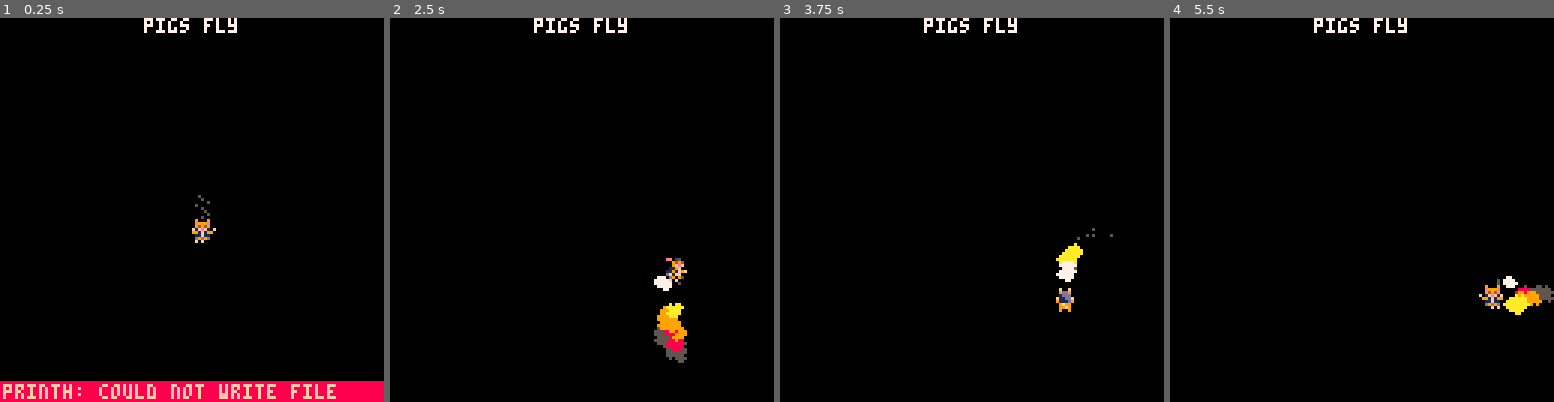
Above: before the commit, frames 1-4 (left to right).
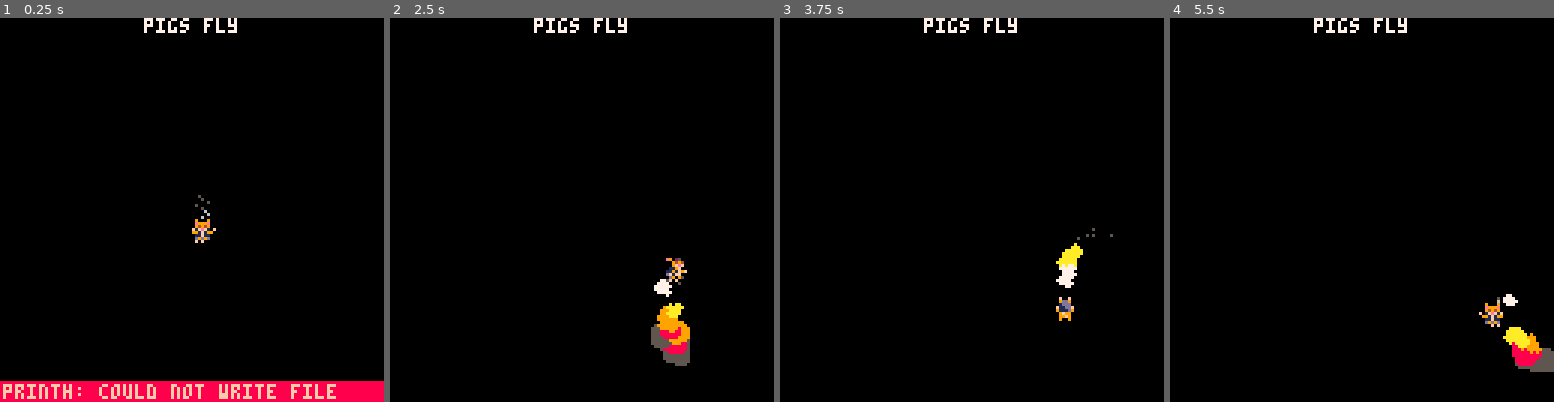
Above: after the commit, the same moments.

Repository: eric-j-owen/pigs-fly
Game: PICO-8 cartridge pigs-fly.p8
The game is run twice, just before and just after one commit, with the same random seed, the same clock (stepped at 60 frames per second) and the same inputs.
Inputs:
- Up to frame 1 (0.25 s): no input
- Up to frame 2 (2.5 s): tap X (X key) at 0.33, 1.07, 1.85 s; tap O (Z key) at 0.7, 1.7, 2.1 s; hold Right 1.6-2.1 s; hold Up 2.15-2.42 s; hold Right from 2.47 s (still down)
- Up to frame 3 (3.75 s): tap O (Z key) every 0.4 s from 2.5 to 3.7 s; tap X (X key) at 2.97 s; release Right at 3.03 s; hold Left 3.08-3.58 s; hold Down from 3.63 s (still down)
- Up to frame 4 (5.5 s): release Down at 3.97 s; hold Right 4.02-4.68 s; tap X (X key) at 4.08, 5.2 s; tap O (Z key) every 0.4 s from 4.1 to 5.3 s; hold Up 4.73-5.03 s; hold Left from 5.08 s (still down)

The runs differ from the first frame. In frame 1, less than 0.1% of the frame differs, in the area x 52-55%, y 50-53%; in frame 2, 0.6%; in frame 3, 0.5%; in frame 4, 2.1%, in the area x 80-100%, y 67-93%.

Commit message:
slight adjustments made to movement values

Diff:
--- a/src/characters/entity.lua
+++ b/src/characters/entity.lua
@@ -9,8 +9,8 @@
     max_dx = 0,
     max_dy = 0,
     acc    = 0,    --acceleration
-    g      = 0,    --gravity
-    f      = 0     --friction
+    g      = 0.03, --gravity
+    f      = 0.85  --friction
 }
 
 --constructor
--- a/src/characters/player.lua
+++ b/src/characters/player.lua
@@ -14,8 +14,6 @@
     acc    = 1,
     max_dx = .75,
     max_dy = .75,
-    f      = 0.85,
-    g      = 0.03,
 })
 
 function p1:update()
@@ -55,24 +53,29 @@
     end
 
     --spawn jet fx
-    local clrs = {7,10,9,8,5}
+    local thrust_clrs = {7,10,9,8,5}
+    local idle_clrs = {6,5,5,5}
     local die = 15+rnd(7)
     local off_y = s.dy < 0 and 8 or 0
     local off_x = s.dx < 0 and 8 or 0
+    local r = 1
+    --flip direction based on y direction
+    local dy = .5
+    if s.dy > 0 then dy *= -1 end
+
     -- spawn_parts(eff,x,y,r, c_tbl, die, dx,dy,grav,grow,shrink)
     if isFalling then
-        Fx:spawn_parts(Fx.jet_idle, p1.x+4,p1.y,.5, {5},5+rnd(20), rnd(.5)-.25,-.5)
+        Fx:spawn_parts(Fx.jet_idle, p1.x+4,p1.y,.5, idle_clrs,5+rnd(20), rnd(.5)-.25,dy)
     elseif left then
-        Fx:spawn_parts(Fx.jet_thrust, p1.x+off_x,p1.y+off_y,1.5,clrs,die, rnd(.5)-.25,-.5)
+        Fx:spawn_parts(Fx.jet_thrust, p1.x+off_x,p1.y+off_y,r,thrust_clrs,die, rnd(.5)-.25,dy,false,true)
     elseif right then
-        Fx:spawn_parts(Fx.jet_thrust, p1.x+off_x,p1.y+off_y,1.5,clrs,die, rnd(.5)-.25,-.5)
+        Fx:spawn_parts(Fx.jet_thrust, p1.x+off_x,p1.y+off_y,r,thrust_clrs,die, rnd(.5)-.25,dy,false,true)
     elseif up then
-        Fx:spawn_parts(Fx.jet_thrust, p1.x+3,p1.y+10,1.5,clrs,die, rnd(.5)-.25,.5)
+        Fx:spawn_parts(Fx.jet_thrust, p1.x+3,p1.y+10,r,thrust_clrs,die, rnd(.5)-.25,dy,false,true)
     elseif down then
-        Fx:spawn_parts(Fx.jet_thrust, p1.x+3,p1.y-4,1.5,clrs,die, rnd(.5)-.25,-.5)
-
+        Fx:spawn_parts(Fx.jet_thrust, p1.x+3,p1.y-4,r,thrust_clrs,die, rnd(.5)-.25,dy,false,true)
     else
-        Fx:spawn_parts(Fx.jet_idle, p1.x+4,p1.y+4,.5, {5},5+rnd(20), rnd(1)-.5,.2)
+        Fx:spawn_parts(Fx.jet_idle, p1.x+4,p1.y+4,.5, idle_clrs,5+rnd(20), rnd(1)-.5,.2)
     end
 
 
@@ -91,11 +94,13 @@
     end
 
     --clamp movement speed
-    s.dx = mid(-s.max_dx, s.dx, s.max_dx)
-    if down then
-        s.dy = mid(-s.max_dy, s.dy, s.max_dy)
-    else
-        s.dy = mid(-s.max_dy, s.dy, s.max_dy - 0.5) --adjusts the falling speed
+    s.dx = mid(-s.max_dx, s.dx, s.max_dx)            --general x axis speed clamp
+    if p1.dy<0 then
+        s.dy = mid(-s.max_dy, s.dy, s.max_dy)        --general y axis speed clamp
+    elseif isFalling then
+        s.dy = mid(-s.max_dy, s.dy, s.max_dy - 0.5)  --speed when floating down
+    elseif down then                                 --speed when jet pack down
+         s.dy = mid(-s.max_dy, s.dy, s.max_dy + .3)
     end
 
 
--- a/src/effects/particle.lua
+++ b/src/effects/particle.lua
@@ -11,7 +11,6 @@
     grav   = false,  --gravity
     grow   = false,  --particle size grows
     shrink = false,  --particle size shrinks
-    fade   = false,  --set opacity based on t/die
 }
 
 function Particle:new(o)
